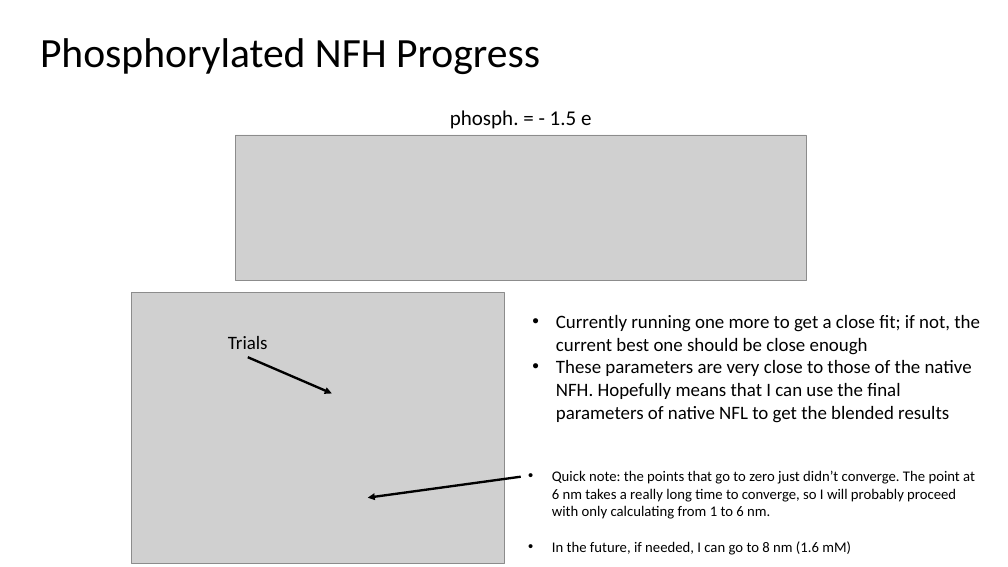
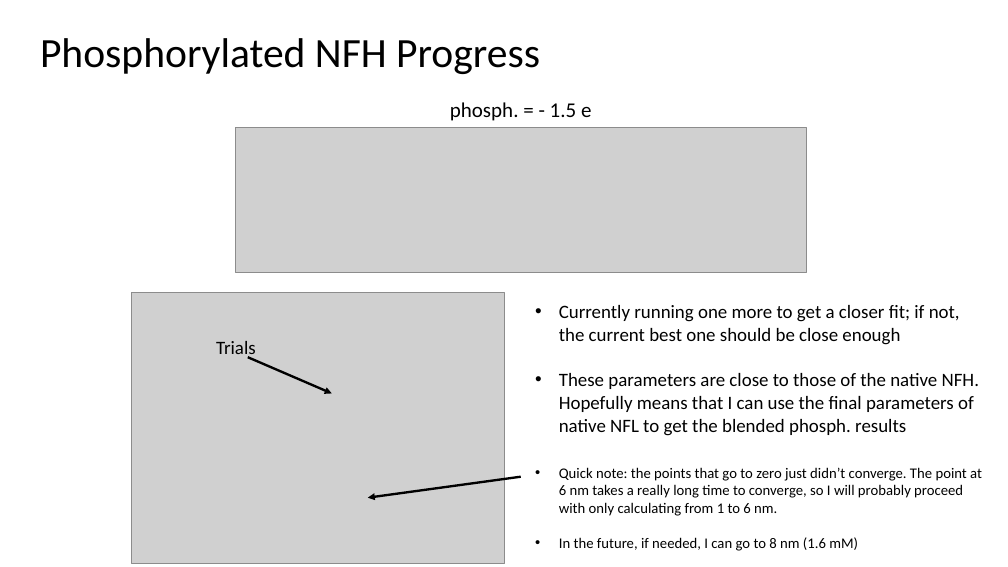
Before and after one commit to tyokokur/presentations, a slide deck: slide 5 of 20230331 EAD Update.pptx. Drawn at 1008x567 pixels with LibreOffice and Linux fonts; fonts in the diff are those of the drawing; grey boxes stand for pictures. Boxes give left, top, right and bottom in pixels: in the first picture for what was removed or moved away, otherwise in the second. Text is boxed around its words. In the diff, an @@ line names an element or a change of style, - is before the commit and + after.

Commit message:
autocommit

```diff
--- a/20230331 EAD Update.pptx
+++ b/20230331 EAD Update.pptx
@@ text "phosph. = - 1.5 e": place and size @@
-text "phosph. = - 1.5 e" at [450, 110, 591, 129]
+text "phosph. = - 1.5 e" at [450, 102, 591, 121]
@@ picture: place and size @@
-picture at [235, 135, 806, 280]
+picture at [235, 127, 806, 272]
@@ text at [559, 305, 979, 436]: text changed @@
-• Currently running one more to get a close fit; if not, the current best one should be close enough
-• These parameters are very close to those of the native NFH. Hopefully means that I can use the final parameters of native NFL to get the blended results
+• Currently running one more to get a closer fit; if not, the current best one should be close enough
+• These parameters are close to those of the native NFH. Hopefully means that I can use the final parameters of native NFL to get the blended phosph. results
@@ text "Trials" rewrapped from [228, 336, 268, 349] to [216, 341, 256, 359] @@
@@ text "Quick note: the points that ...": place and size @@
-text "Quick note: the points that ..." at [552, 470, 975, 555]
+text "Quick note: the points that ..." at [559, 467, 982, 551]
```
